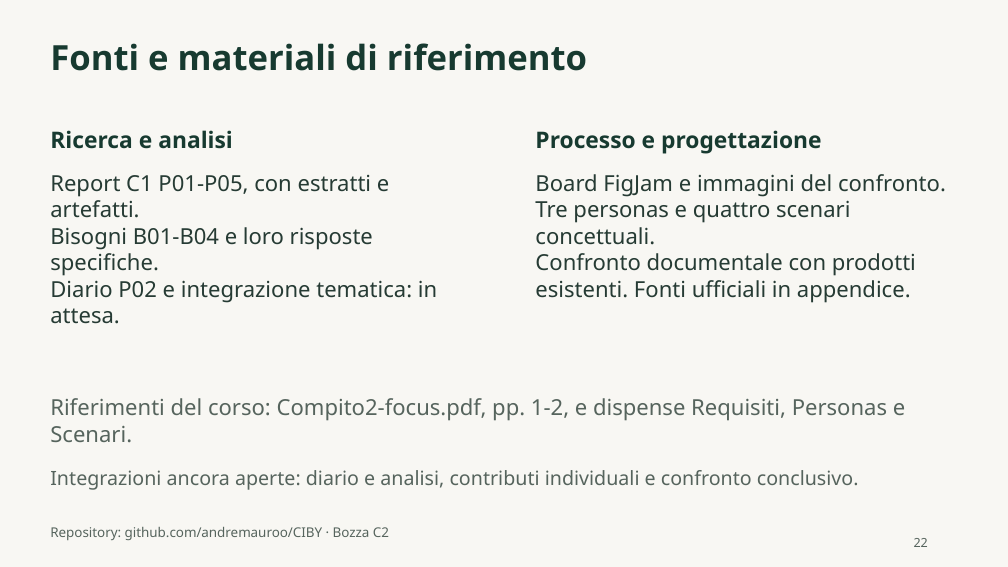
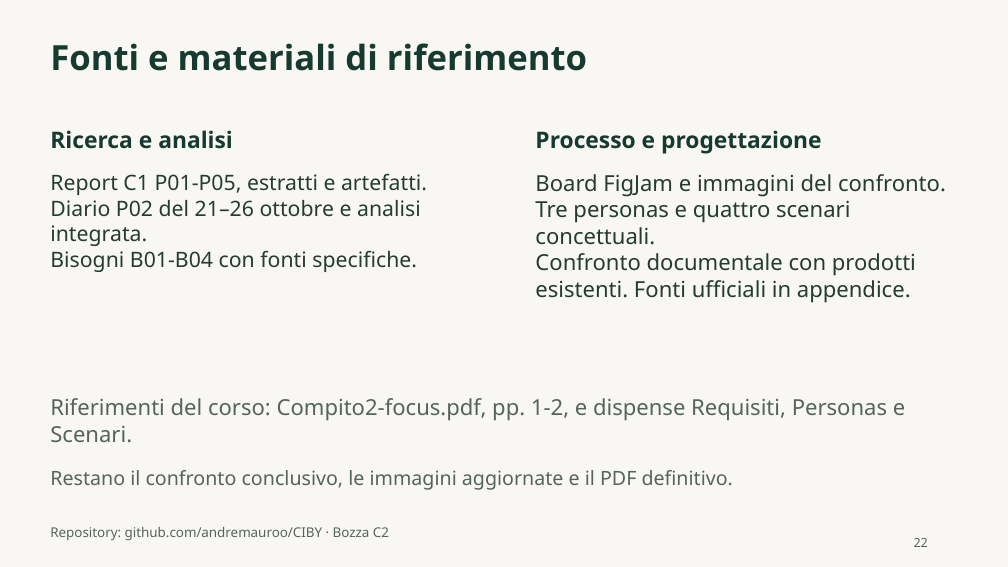
Before and after one commit to andremauroo/CIBY, a slide deck: slide 22 of C2/presentazione/bozza/CIBY-C2-bozza.pptx. Drawn at 1008x567 pixels with LibreOffice and Linux fonts; fonts in the diff are those of the drawing. Boxes give left, top, right and bottom in pixels: in the first picture for what was removed or moved away, otherwise in the second. Text is boxed around its words. In the diff, an @@ line names an element or a change of style, - is before the commit and + after.

Commit message:
C2: documenta diario P02 e integra l’analisi con C1

```diff
--- a/C2/presentazione/bozza/CIBY-C2-bozza.pptx
+++ b/C2/presentazione/bozza/CIBY-C2-bozza.pptx
@@ text at (50, 173, 427, 272): text changed; size 21 to 20.2 pt @@
-Report C1 P01-P05, con estratti e artefatti.
-Bisogni B01-B04 e loro risposte specifiche.
-Diario P02 e integrazione tematica: in attesa.
+Report C1 P01-P05, estratti e artefatti.
+Diario P02 del 21–26 ottobre e analisi integrata.
+Bisogni B01-B04 con fonti specifiche.
@@ text at (50, 470, 733, 490): text changed @@
-Integrazioni ancora aperte: diario e analisi, contributi individuali e confronto conclusivo.
+Restano il confronto conclusivo, le immagini aggiornate e il PDF definitivo.
```
Also in this commit, not shown: 8 other slides changed, 1 slide added, 1 slide removed, 24 other files.
